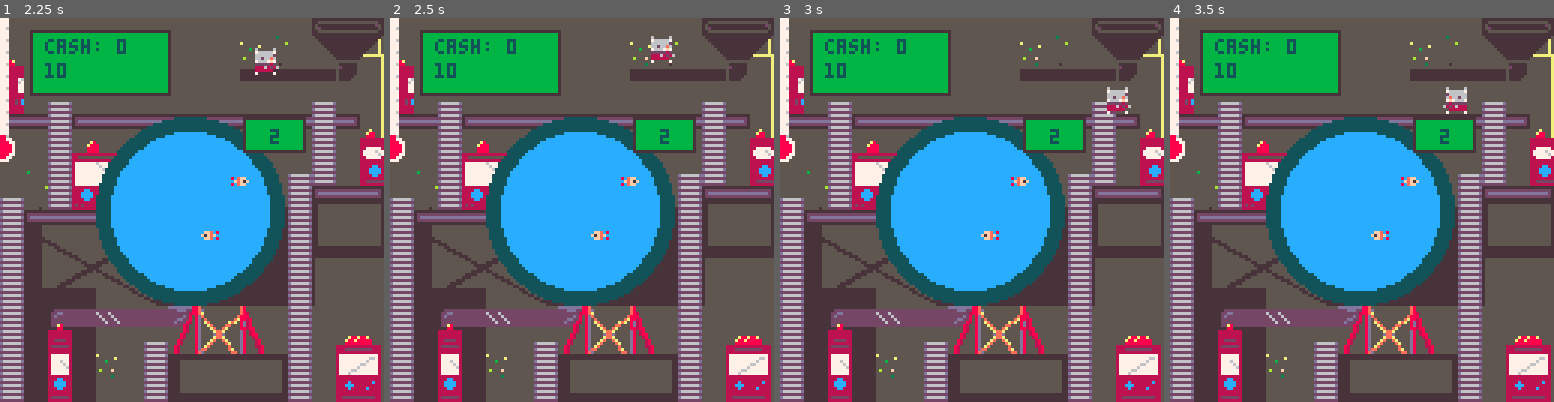
Above: before the commit, frames 1-4 (left to right).
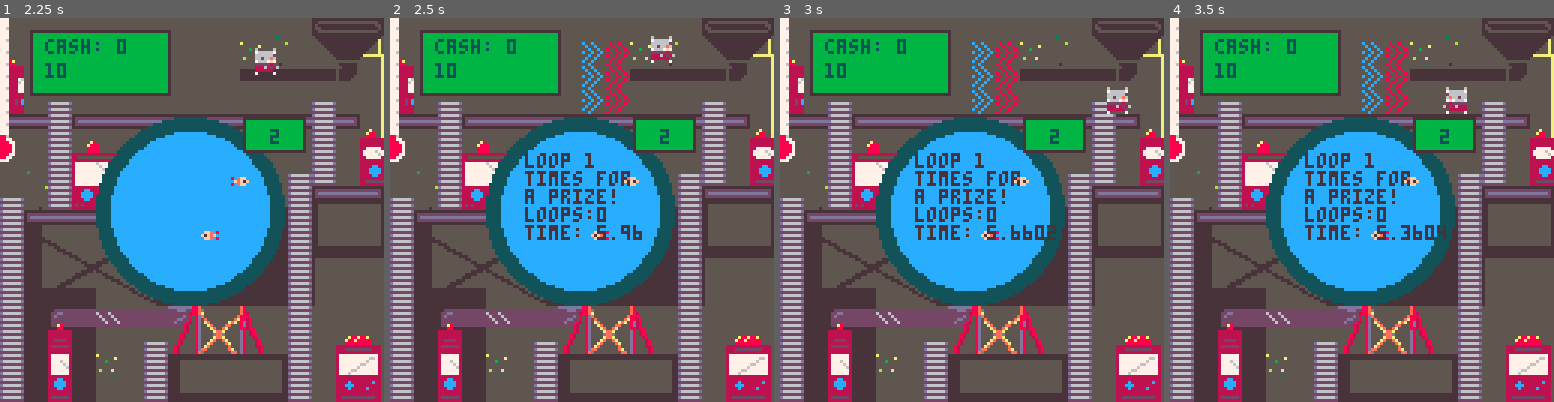
Above: after the commit, the same moments.

Repository: keatontate/gmtk-jam-2025
Game: PICO-8 cartridge src/loop-game.p8
Two runs of this game, one before a commit and one after it. Both use one fixed random seed, a clock stepped at 60 frames per second and the inputs below.
Inputs:
- Up to frame 1 (2.25 s): tap X (X key) at 0.33, 1.07, 1.85 s; tap O (Z key) at 0.7, 1.7, 2.1 s; hold Right 1.6-2.1 s; hold Up from 2.15 s (still down)
- Up to frame 2 (2.5 s): release Up at 2.42 s; hold Right from 2.47 s (still down)
- Up to frame 3 (3 s): keep holding Right; tap O (Z key) at 2.5, 2.9 s; tap X (X key) at 2.97 s
- Up to frame 4 (3.5 s): release Right at 3.03 s; hold Left from 3.08 s (still down); tap O (Z key) at 3.3 s

Frame 1 is identical in both runs. In frame 2, 2.6% of the frame differs, in the area x 35-66%, y 6-58%; in frame 3, 2.7%, in the area x 35-72%, y 6-58%; in frame 4, 2.7%.

Commit message:
Added different music for the prize

Diff:
--- a/src/game-loop.lua
+++ b/src/game-loop.lua
@@ -4,6 +4,8 @@
   game_complete = false
   prize_reset()
 end
+
+last_track = -1
 
 function _update()
 
@@ -14,17 +16,22 @@
 
   -- play music for situation (music(0) for normal, music(8) for tense)
   -- stop the music in an if loop to allow the other song to play. stat(57) checks if music is playing currently.
-  if not stat(57) then
-    if prize_going then
-      music(-1, 9)
-      music(4, 9)
-    else
-      if (fish.happiness > 7) then
-        music(0, 9)
-      else
-        music(8, 9)
-      end
-    end
+
+  -- Determine which track to play
+  local desired_track
+
+  if prize_going then
+    desired_track = 4
+  elseif fish.happiness < 7 then
+    desired_track = 8
+  else
+    desired_track = 0
+  end
+
+  -- only start music if nothing is playing OR track has changed
+  if not stat(57) or desired_track != last_track then
+    music(desired_track, 9)
+    last_track = desired_track
   end
 
   -- tutorial goes instead of main loop
--- a/src/prize.lua
+++ b/src/prize.lua
@@ -10,8 +10,8 @@
   prize_loops = 0
 
   prize_indx = 0
-  prize_delay = 200
-  prize_prob = 0.1
+  prize_delay = 50
+  prize_prob = 1
   prize_going = false
 
   first_passes = 0
@@ -70,9 +70,9 @@
 
   -- temp
   if rnd() > 0.5 then
+    n_loops = 1
+  else
     n_loops = 2
-  else
-    n_loops = 3
   end
 
   time_left = n_loops * 6
Not shown, changed: the music (__music__) section of src/loop-game.p8
Not shown, changed: the sound effects (__sfx__) section of src/loop-game.p8
